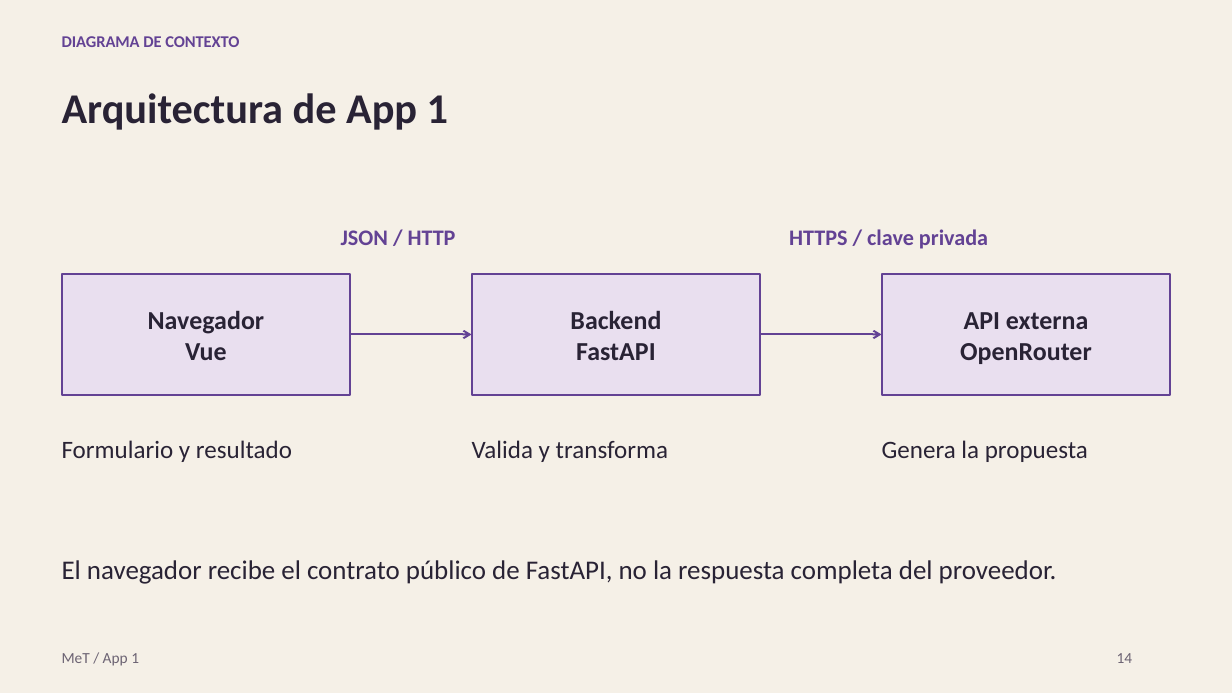
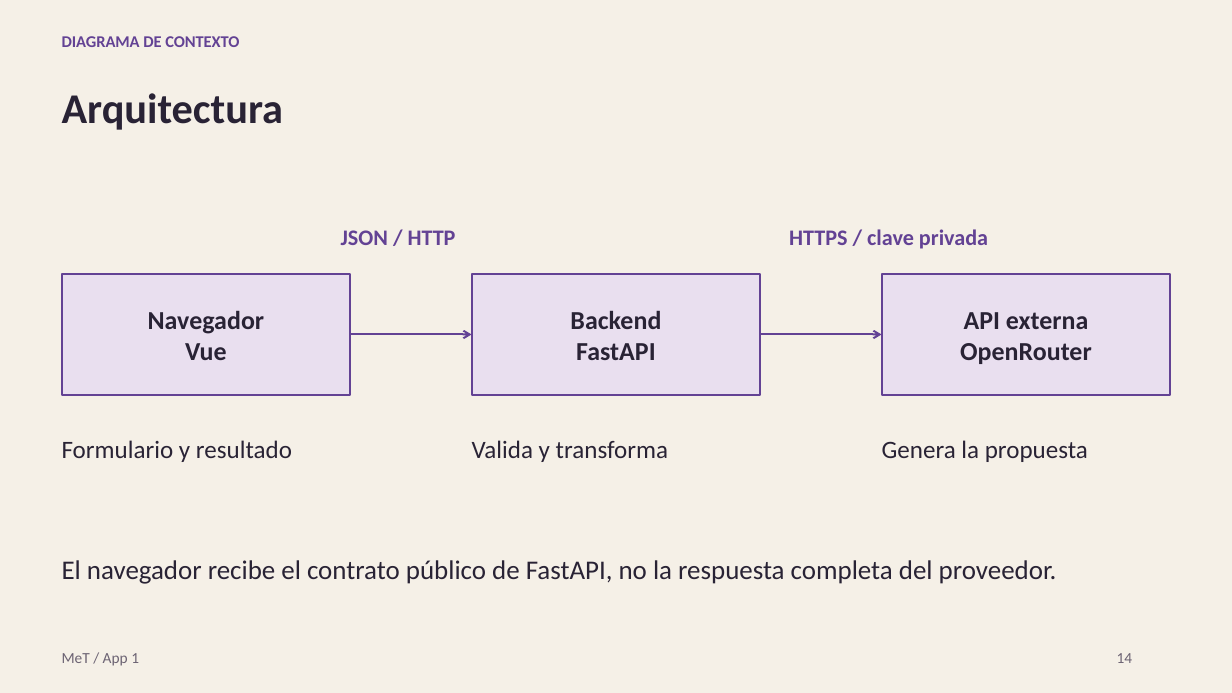
Before and after one commit to Marinettoo/Minecraft-Enchanting-Tool, a slide deck: slide 11 of presentacion/MeT-App1-Presentacion.pptx (slide 14 before the commit). Drawn at 1232x693 pixels with LibreOffice and Linux fonts; fonts in the diff are those of the drawing. Boxes give left, top, right and bottom in pixels: in the first picture for what was removed or moved away, otherwise in the second. Text is boxed around its words. In the diff, an @@ line names an element or a change of style, - is before the commit and + after.

```diff
--- a/presentacion/MeT-App1-Presentacion.pptx
+++ b/presentacion/MeT-App1-Presentacion.pptx
@@ text at (62,93,283,130): text changed @@
-Arquitectura de App 1
+Arquitectura
```
Also in this commit, not shown: 5 other slides changed, 7 slides removed, 2 other files.
